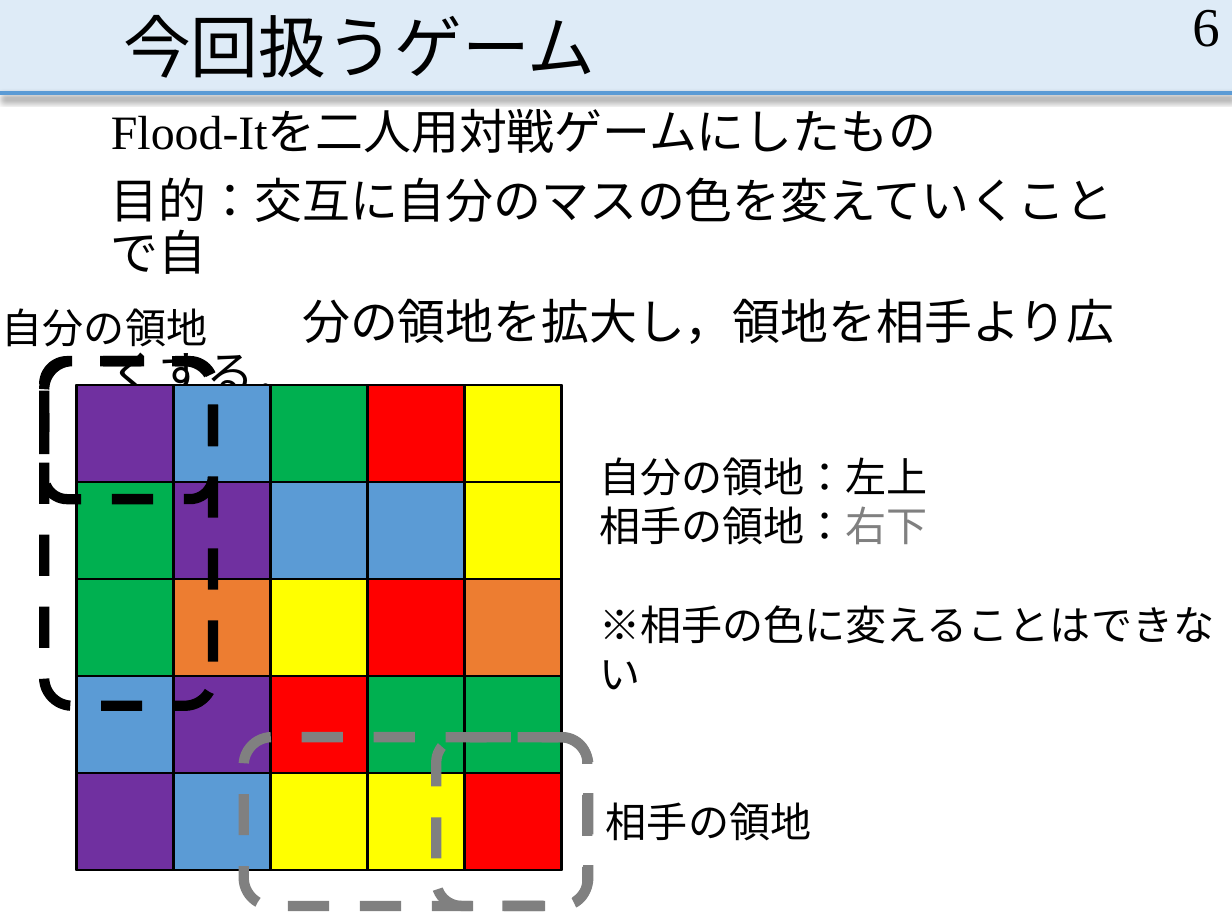
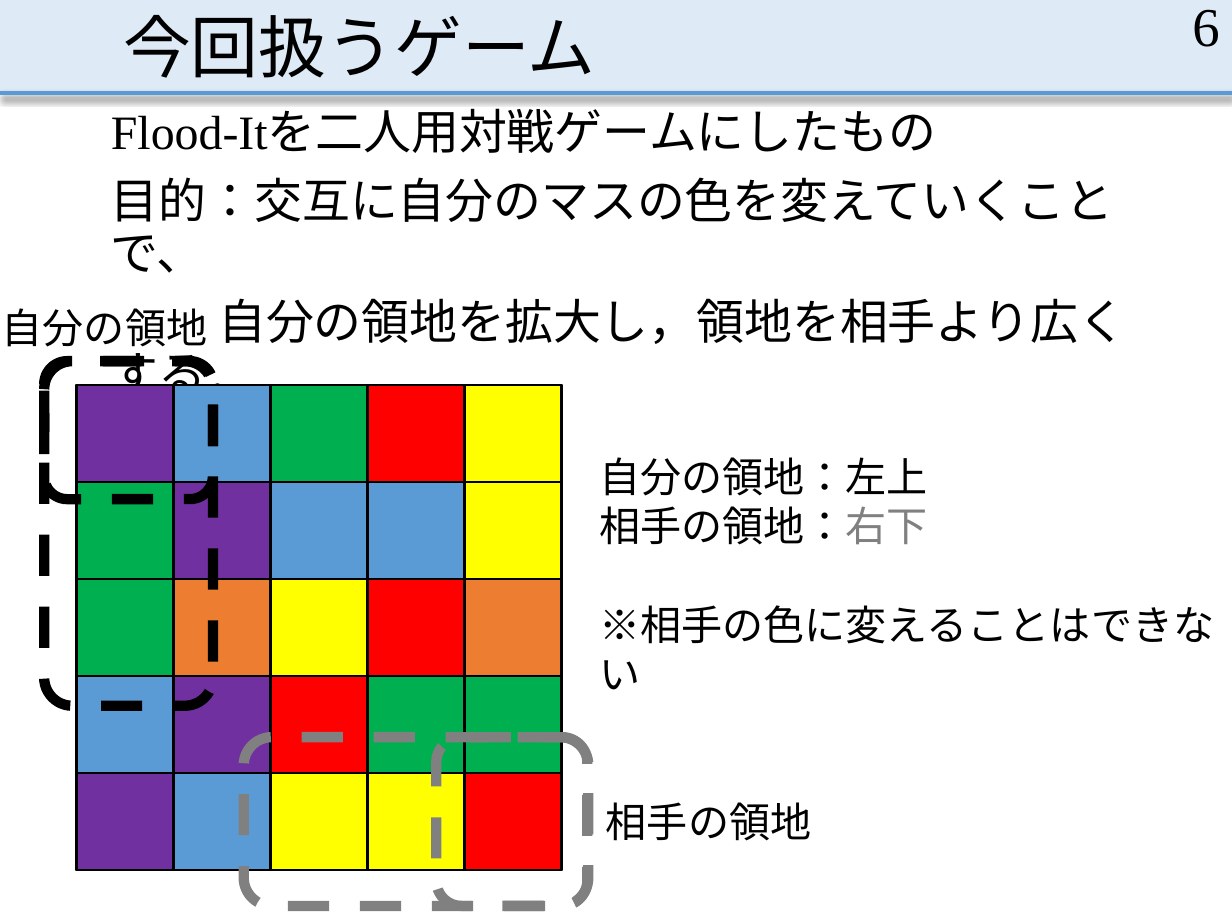
Before and after one commit to MasayaOda/SR, a slide deck: slide 6 of 中間発表.pptx. Drawn at 1232x924 pixels with LibreOffice and Linux fonts; fonts in the diff are those of the drawing. Boxes give left, top, right and bottom in pixels: in the first picture for what was removed or moved away, otherwise in the second. Text is boxed around its words. In the diff, an @@ line names an element or a change of style, - is before the commit and + after.

```diff
--- a/中間発表.pptx
+++ b/中間発表.pptx
@@ text at [111,177,1126,402]: text changed @@
-目的：交互に自分のマスの色を変えていくことで自
-分の領地を拡大し，領地を相手より広くする．
+目的：交互に自分のマスの色を変えていくことで、
+自分の領地を拡大し，領地を相手より広くする．
```
Also in this commit, not shown: 5 other slides changed.
